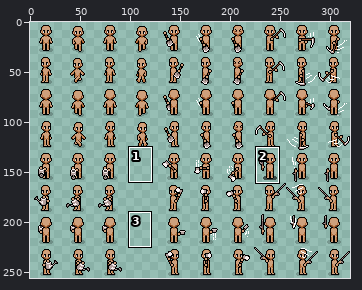
Sprite sheet -- palmesneo_village/palmesneo_village/Content/Sprites/player.png. Above: a wide view before the commit, with the close-up outlined.
Close-up. Old version:
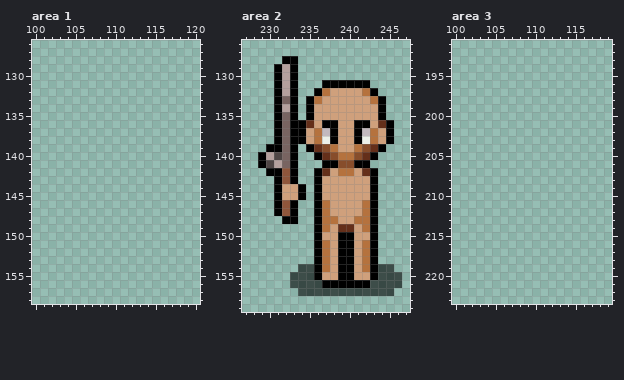
The file is 320x256 pixels. Shown: area 1: x 100..120, y 126..158; area 2: x 227..247, y 126..159; area 3: x 100..119, y 191..223. The commit also changed other parts of the picture, which this record leaves out.
After:
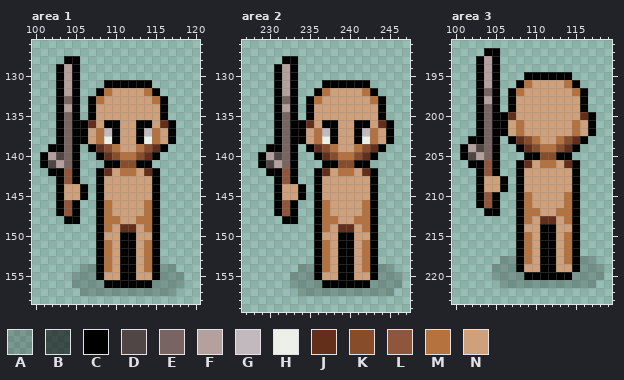
Palette (. is transparent): A #00000033  B #00000097  C #000000  D #4f4645  E #786461  F #b4a09d  G #c2b9be  H #ecf0e9  J #642f1a  K #874d2b  L #8f563b  M #b5723e  N #cfa07c
Change:
Changed rows in their new state; - is an unchanged pixel.
Area 1:
first column x 101:
128 ---CC-------------
129 --CFC-------------
130 --CFC-------------
131 --CFC---CCCCCC----
132 --CFC--CMNNNNMC---
133 --CEC-CMNNNNNNMC--
134 --CFC-CNNNNNNNNC--
135 --CEC-CNNNNNNNNC--
136 --CECCJNCCNNCCNJC-
137 --CECCNMGCNNCGMNC-
138 --CECCNMHCNNCHMNC-
139 -CCEC-CJKMNNMKJC--
140 CFDEC--CJKMMKJC---
141 CDFEC---CCKKCC----
142 -CCLC--CJNMMNJC---
143 --CLC--CNNNNNNC---
144 --CNNC-CNNNNNNC---
145 --CNNC-CNNNNNNC---
146 --CLC--CMNNNNMC---
147 --CLC--CMNNNNMC---
148 ---CC--CMMNNMMC---
149 -------CMNJJNMC---
150 -------CNNCCNNC---
151 -------CMNCCNMC---
152 -------CMNCCNMC---
153 -------CMNCCNMC---
154 -----AACMNCCNMCAA-
155 ----AAACNNCCNNCAAA
156 ----AAAACCCCCCAAAA
157 -----AAAAAAAAAAAA-
Area 2:
first column x 233:
154 -AA--------AA-
155 AAA--------AAA
156 AAAA------AAAA
157 -AAAAAAAAAAAA-
Area 3:
first column x 101:
192 ---CC-------------
193 --CFC-------------
194 --CFC-------------
195 --CFC---CCCCCC----
196 --CFC--CMNNNNMC---
197 --CEC-CMNNNNNNMC--
198 --CFC-CNNNNNNNNC--
199 --CEC-CNNNNNNNNC--
200 --CECCJNNNNNNNNJC-
201 --CECCNMNNNNNNMNC-
202 --CECCNMNNNNNNMNC-
203 -CCEC-CJKMNNMKJC--
204 CFDEC--CJKMMKJC---
205 CDFEC---CCKKCC----
206 -CCLC--CJNMMNJC---
207 --CLC--CNNNNNNC---
208 --CNNC-CNNNNNNC---
209 --CNNC-CNNNNNNC---
210 --CLC--CMNNNNMC---
211 --CLC--CMNNNNMC---
212 ---CC--CMMNNMMC---
213 -------CMNJJNMC---
214 -------CNNCCNNC---
215 -------CMNCCNMC---
216 -------CMNCCNMC---
217 -------CMNCCNMC---
218 -----AACMNCCNMCAA-
219 ----AAACNNCCNNCAAA
220 ----AAAACCCCCCAAAA
221 -----AAAAAAAAAAAA-
Where, in picture pixels (left, top, right, bottom), the same in both close-ups:
added: (40, 56, 184, 296)
changed: (290, 264, 402, 296)
added: (460, 48, 604, 288)
